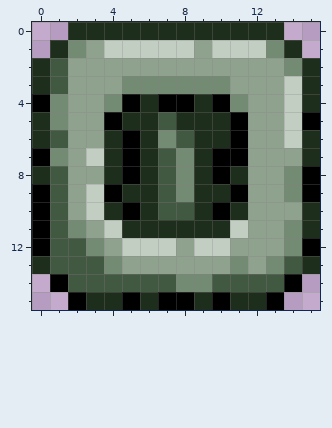
Edited in one commit: pixel-art sprite (GDLabs/LabyRun/obstacle.png). That is the earlier state.
The file is 16x16 pixels.
New version:
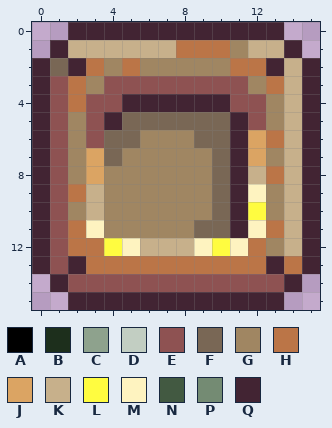
Palette (. is transparent): A #000000  B #1d2f1c  C #8ea28d  D #c2cec2  E #8e5252  F #796755  G #a08662  H #bb7547  J #dba463  K #c7b08b  L #fffc40  M #fef3c0  N #425941  P #748b73  Q #422433
Diff:
Changed rows in their new state; - is an unchanged pixel.
first column x 0:
 0 --QQQQQQQQQQQQ--
 1 -QKKKKKKHHHGKKQ-
 2 QFQHGHGGGGGHHQKQ
 3 QEHGEEEEEEEEGHKQ
 4 QEHEEQQQQQQEEGKQ
 5 QEGEQFFFFFFQEGKQ
 6 QEGEFFGGGFFQJHKQ
 7 QEGJFGGGGGFQJGKQ
 8 QEGJGGGGGGFQKHKQ
 9 QEHKGGGGGGFQMGKQ
10 QEGKGGGGGGFQLGKQ
11 QEHMGGGGGFFQMHKQ
12 QEHHLMKKKMLMHGKQ
13 QEQHHHHHHHHHHQHQ
14 -QEEEEEEEEEEEEQ-
15 --QQQQQQQQQQQQ--
